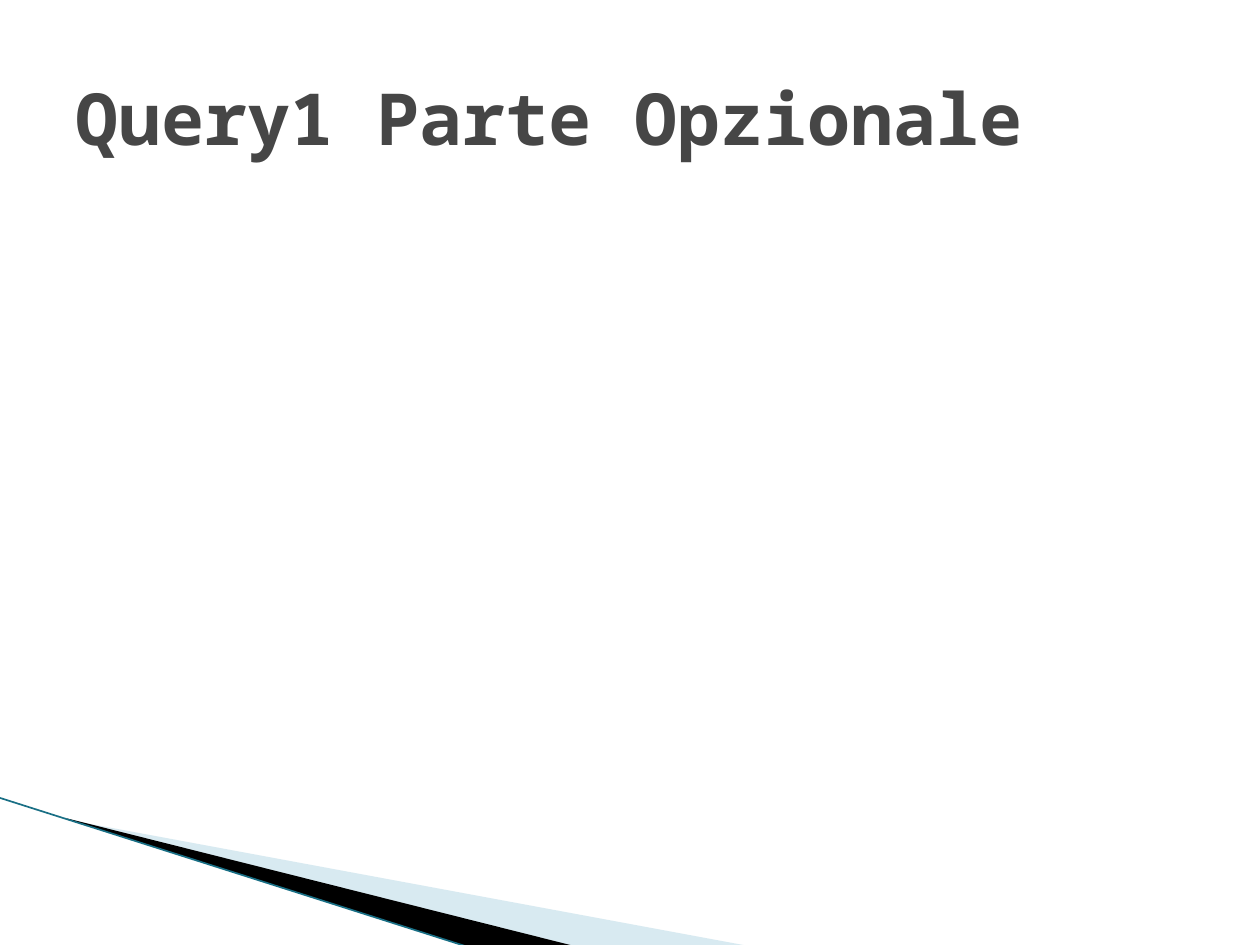
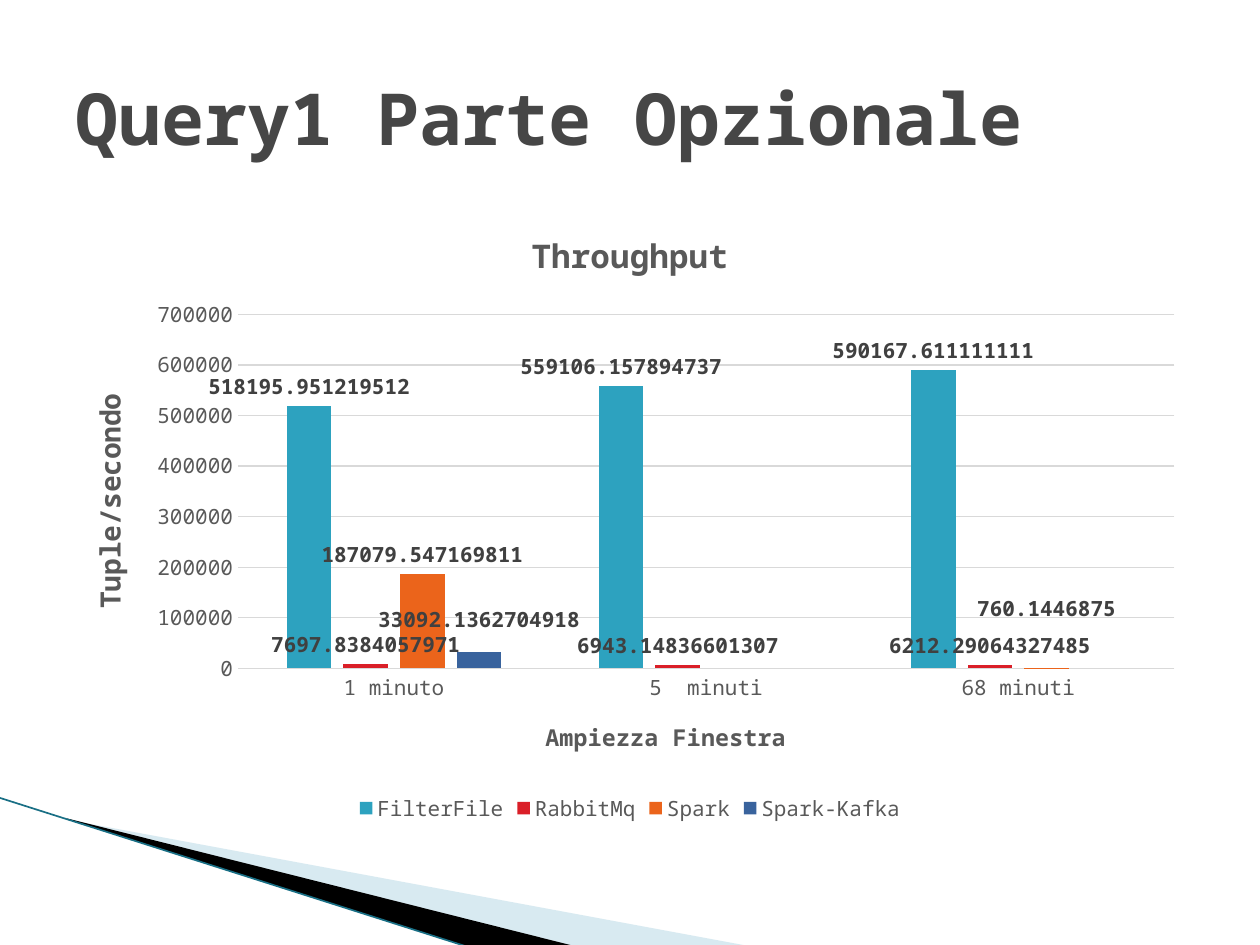
Before and after one commit to alexiey91/Flink, a slide deck: slide 23 of SABD2.pptx. Drawn at 1260x945 pixels with LibreOffice and Linux fonts; fonts in the diff are those of the drawing; background and template pictures are left out. Boxes give left, top, right and bottom in pixels: in the first picture for what was removed or moved away, otherwise in the second. Text is boxed around its words. In the diff, an @@ line names an element or a change of style, - is before the commit and + after.

Commit message:
parte opzionale

```diff
--- a/SABD2.pptx
+++ b/SABD2.pptx
@@ column chart added at box(63, 204, 1197, 828) @@
+title "Throughput "
+categories: 1 minuto, 5  minuti, 68 minuti
+FilterFile: 518195.95122, 559106.157895, 590167.611111
+RabbitMq: 7697.838406, 6943.148366, 6212.290643
+Spark: 187079.54717, -, 760.144688
+Spark-Kafka: 33092.13627, -, -
```
Also in this commit, not shown: 11 other slides changed, 6 slides removed.
